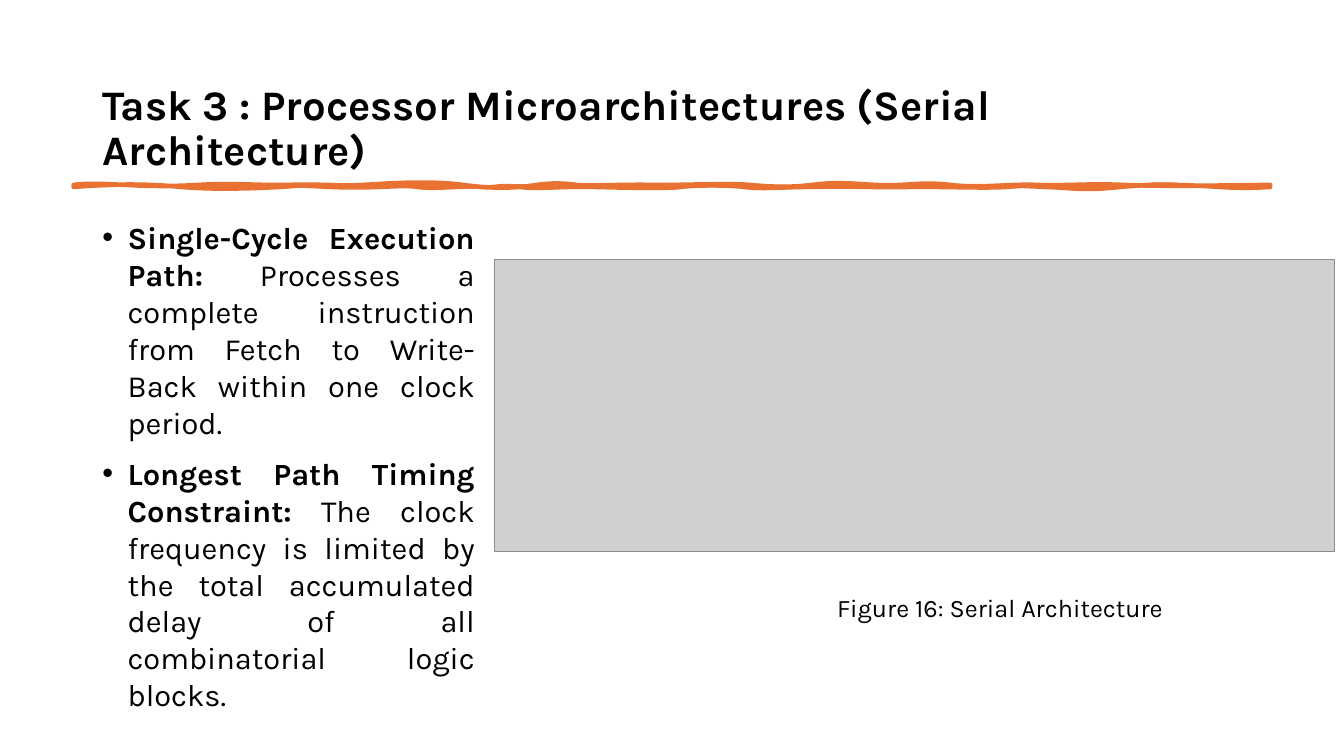
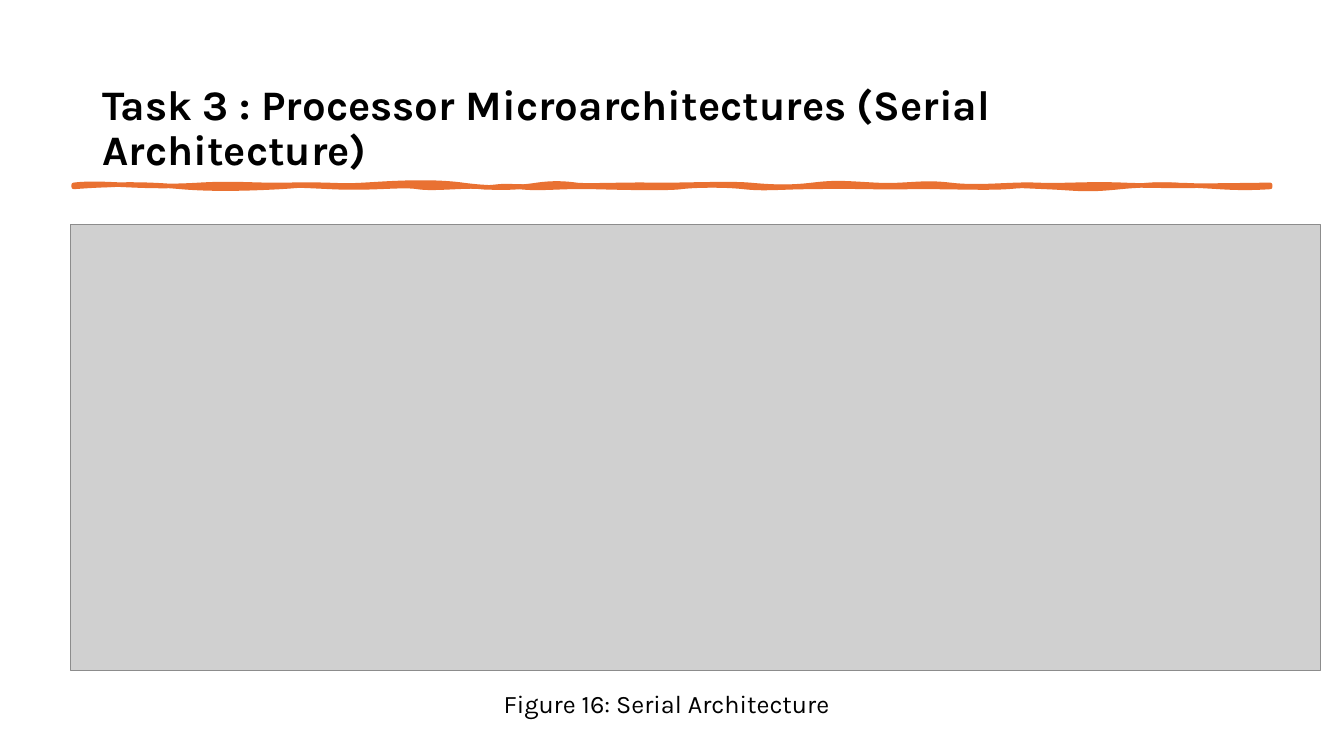
Before and after one commit to varunposimsetty/SAL_TaskAssignment, a slide deck: slide 16 of doc/Varun_Posimsetty_SAL_Presentation.pptx. Drawn at 1344x756 pixels with LibreOffice and Linux fonts; fonts in the diff are those of the drawing; grey boxes stand for pictures. Boxes give left, top, right and bottom in pixels: in the first picture for what was removed or moved away, otherwise in the second. Text is boxed around its words. In the diff, an @@ line names an element or a change of style, - is before the commit and + after.

```diff
--- a/doc/Varun_Posimsetty_SAL_Presentation.pptx
+++ b/doc/Varun_Posimsetty_SAL_Presentation.pptx
@@ picture: place and size @@
-picture at (494, 259, 1334, 553)
+picture at (71, 224, 1320, 670)
@@ text removed at (128, 227, 475, 707) @@
-• Single-Cycle Execution Path: Processes a complete instruction from Fetch to Write-Back within one clock period.
-• Longest Path Timing Constraint: The clock frequency is limited by the total accumulated delay of all combinatorial logic blocks.
@@ text "Figure 16: Serial Architecture": place and size @@
-text "Figure 16: Serial Architecture" at (837, 599, 1162, 624)
+text "Figure 16: Serial Architecture" at (504, 695, 829, 719)
```
Also in this commit, not shown: 10 other slides changed, 2 other files.
